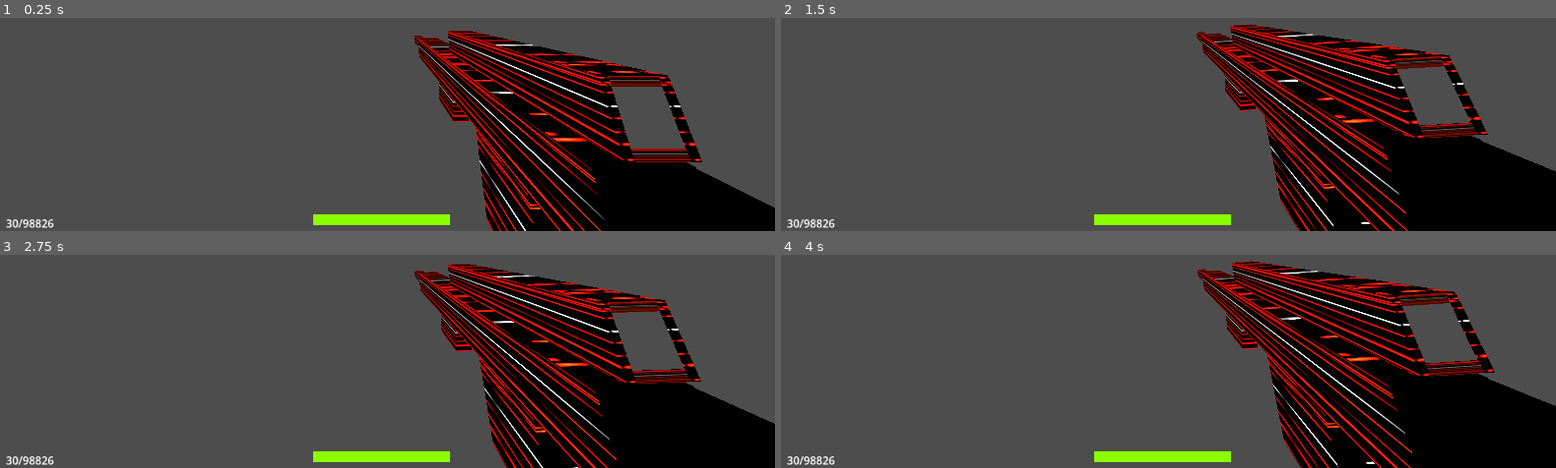
Above: before the commit, frames 1-4 (two rows, left to right).
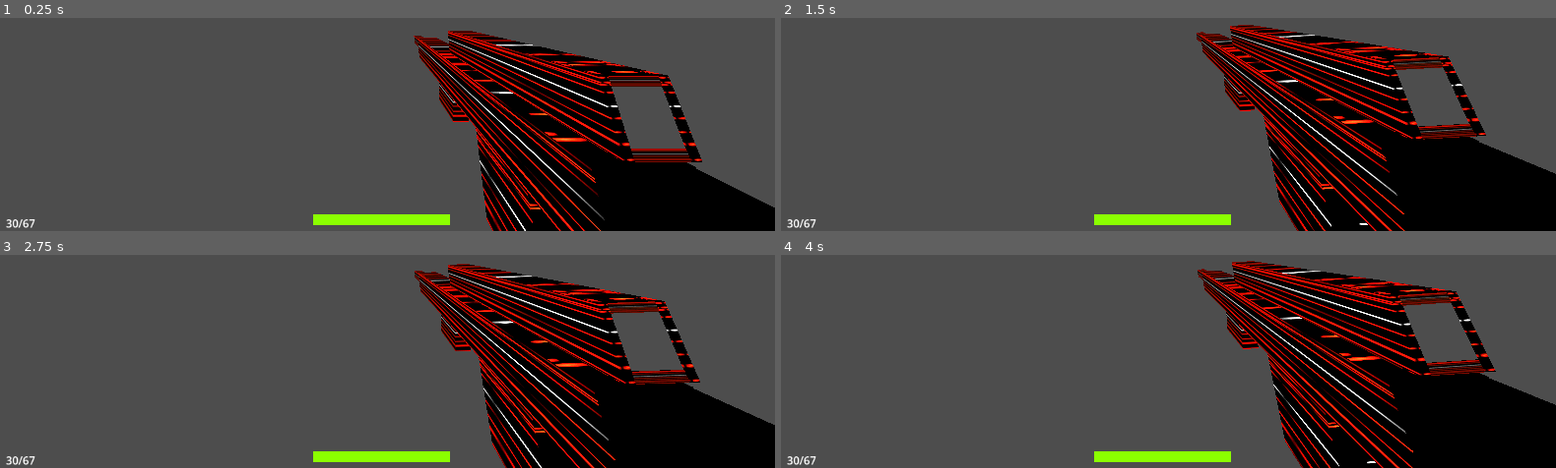
Above: after the commit, the same moments.

Repository: nekochiiUwU/gnaktap
Game: Godot game, scene res://player.tscn
The game is run twice, just before and just after one commit, with the same random seed, the same clock (stepped at 60 frames per second) and the same inputs. This scene is started directly instead of the project's main scene.
Inputs (mouse positions are in pixels of both pictures, inside the frame that each line leads up to):
- Up to frame 1 (0.25 s): no input
- Up to frame 2 (1.5 s): move the mouse to (outside the picture) at 0.52 s; press the mouse at (outside the picture) at 0.53 s; hold D (move_right) 0.53-1.28 s; tap Space (jump) at 0.77 s; move the mouse to (1005, 32) at 1.27 s; release the mouse at (1005, 32) at 1.28 s; hold S (move_backward) from 1.28 s (still down); tap Down (camera_down) at 1.35 s
- Up to frame 3 (2.75 s): tap Space (jump) at 1.52 s; click (224, 269) at 1.55 s; tap Enter at 2 s; move the mouse to (outside the picture) at 2.02 s; release S (move_backward) at 2.03 s; press the mouse at (outside the picture) at 2.03 s; hold D (move_right) from 2.03 s (still down); tap Left (camera_left) at 2.1 s
- Up to frame 4 (4 s): tap Space (jump) at 2.75, 3.02, 3.77 s; move the mouse to (1122, 335) at 2.77 s; release D (move_right) at 2.78 s; release the mouse at (1122, 335) at 2.78 s; hold W (move_forward) 2.78-3.53 s; tap Right (camera_right) at 2.85 s; click (1122, 335) at 3.05 s; tap Enter at 3.5 s; move the mouse to (1401, 314) at 3.52 s; press the mouse at (1401, 314) at 3.53 s; hold A (move_left) from 3.53 s (still down); tap Up (camera_up) at 3.6 s

The runs differ from the first frame. In frame 1, 0.1% of the frame differs, in the area x 2-7%, y 94-99%; in frame 2, 9.2%, in the area x 2-100%, y 2-100%; in frame 3, 7.3%; in frame 4, 7.3%.
Error in both runs: Invalid access to property or key 'time' on a base object of type 'null instance'. (res://Player.gd:174)

Commit message:
points clean-up

Diff:
--- a/Player.gd
+++ b/Player.gd
@@ -201,7 +201,7 @@
 	get_node("Arm/Hand/Shoot Node").position.y += 0*(get_node("%Weapon").position.y + 0.09) * -.03 + incoming_recoil.y * 0.0
 	#get_node("Arm/Hand/Shoot Node").position.x += sign(get_node("%Weapon").position.x) + .1 * incoming_recoil.y * 0.01
 	#get_node("Arm/Hand/Shoot Node").rotation.x += .05
-	rpc("shoot", get_node("%Camera").global_position, ori)
+	rpc("shoot", get_node("%Camera").global_position, ori, damages, bullet_speed)
 
 	if position.y < -30:
 		die()
@@ -265,13 +265,14 @@
 
 func update_stats():
 	var p = inventory["points"]
-	speed = 5 + p["speed"]/10 #au hasard
-	air_speed = speed * 6
-	damages = int(exp(1.2 * 0.8 * log(p["damages"])) + 4) # je recopie tel quel mon code scratch btw
+	speed = 3 + float(p["speed"])/10.
+	air_speed = speed * 10
+	print(speed)
+	damages = int(exp(0.96 * log(p["damages"])) + 4) # je recopie tel quel mon code scratch btw
 	fire_rate = 2.5 - exp(0.21 * log(p["fire_rate"]))
 	accuracy = 11.5 - exp(0.65 * log(p["accuracy"]))
 	recoil = 9 - exp(0.51 * log(p["recoil"]))
-	max_ammo = int(p["max_ammo"]*exp(0.27 * p["max_ammo"]) - 8) # ????
+	max_ammo = int(exp(1.27 * log(p["max_ammo"])) - 8)
 	reload_speed = 8 - exp(0.55 * log(p["reload_speed"]))
 	bullet_speed = exp(0.85 * log(p["bullet_speed"]))
 	update_ammo()
@@ -279,13 +280,13 @@
 
 
 @rpc("authority", "call_local", "unreliable", 2)
-func shoot(pos, rot):
+func shoot(pos, rot, dmg, bspeed):
 	var new_bullet = bullet.instantiate()
 	new_bullet.position = pos
 	new_bullet.rotation_degrees = rot
 	new_bullet.set_script(load("res://bullet.gd"))
-	new_bullet.damages = damages
-	new_bullet.speed = bullet_speed # faire en rpc !
+	new_bullet.damages = dmg
+	new_bullet.speed = bspeed
 	new_bullet._owner = name
 	if is_multiplayer_authority():
 		new_bullet.collision_mask = 0b110
--- a/Shop.gd
+++ b/Shop.gd
@@ -21,7 +21,7 @@
 	Upgrade_Ui.visible = false
 	var stat_buttons = Upgrade_Ui.get_children()
 	var stats = inventory["points"].keys()
-	for i in range(len(stat_buttons)):
+	for i in range(0, len(stat_buttons)-1):
 		var button = stat_buttons[i]
 		button.name = stats[i]
 		button.text = button.name + "\n" + str(inventory["points"][button.name])
@@ -30,19 +30,26 @@
 
 func update_upgrade_ui():
 	var stat_buttons = Upgrade_Ui.get_children()
+	Upgrade_Ui.get_node("Points").text = "Points : " + str(get_node("/root/Game/Entities/Players/"+str(multiplayer.get_unique_id())).target_score)
 	for button in stat_buttons:
-		button.text = button.name + "\n" + str(inventory["points"][button.name])
+		if button.name == "Points":
+			continue
+		button.get_node("Availablity").text = "Available :" + str(inventory["points"][button.name])
+		button.text = button.name + "\n" + str(get_node("/root/Game/Entities/Players/"+str(multiplayer.get_unique_id())).inventory["points"][button.name])
 
 
 func buy_stat(stat):
+	if inventory["points"][str(stat)] <= 0 or get_node("/root/Game/Entities/Players/"+str(multiplayer.get_unique_id())).target_score <= 0:
+		return
 	inventory["points"][str(stat)] -= 1
-	update_upgrade_ui()
 	for key in inventory["points"].keys():
 		if key != str(stat):
 			get_node("/root/Game/Entities/Players/"+str(multiplayer.get_unique_id())).inventory["points"][str(key)] -= 1/8
 		else:
 			get_node("/root/Game/Entities/Players/"+str(multiplayer.get_unique_id())).inventory["points"][str(key)] += 1
 	get_node("/root/Game/Entities/Players/"+str(multiplayer.get_unique_id())).update_stats()
+	get_node("/root/Game/Entities/Players/"+str(multiplayer.get_unique_id())).target_score -= 1
+	update_upgrade_ui()
 
 
 func interact():
--- a/player.tscn
+++ b/player.tscn
@@ -156,7 +156,6 @@
 
 [node name="Weapon" parent="Arm/Hand/Shoot Node" instance=ExtResource("2_u5gc6")]
 unique_name_in_owner = true
-transform = Transform3D(1, 0, 0, 0, 1, 0, 0, 0, 1, 0.25, -0.2, -0.667)
 rotation_edit_mode = 2
 
 [node name="hitmarker_sfx" type="AudioStreamPlayer" parent="."]
--- a/upgrade_ui.tscn
+++ b/upgrade_ui.tscn
@@ -1,77 +1,144 @@
 [gd_scene format=3 uid="uid://camjx4tc7t0eq"]
 
 [node name="Upgrade Ui" type="ColorRect"]
-offset_right = 640.0
-offset_bottom = 192.0
+offset_top = 472.0
+offset_right = 1152.0
+offset_bottom = 648.0
+color = Color(0.0784314, 0.0784314, 0.0784314, 0.223529)
 
 [node name="Button" type="Button" parent="."]
 layout_mode = 0
-offset_left = 16.0
-offset_top = 16.0
-offset_right = 144.0
-offset_bottom = 80.0
+offset_left = 30.0
+offset_top = 96.0
+offset_right = 140.0
+offset_bottom = 160.0
 text = "bullet_speed
 30"
 
+[node name="Availablity" type="Label" parent="Button"]
+layout_mode = 0
+offset_left = 2.0
+offset_top = -32.0
+offset_right = 104.0
+offset_bottom = -6.0
+text = "Available : 30"
+
 [node name="Button2" type="Button" parent="."]
 layout_mode = 0
-offset_left = 176.0
-offset_top = 16.0
-offset_right = 304.0
-offset_bottom = 80.0
+offset_left = 170.0
+offset_top = 96.0
+offset_right = 280.0
+offset_bottom = 160.0
 text = "bullet_speed
 30"
 
+[node name="Availablity" type="Label" parent="Button2"]
+offset_left = 2.0
+offset_top = -32.0
+offset_right = 104.0
+offset_bottom = -6.0
+text = "Available : 30"
+
 [node name="Button3" type="Button" parent="."]
 layout_mode = 0
-offset_left = 16.0
-offset_top = 112.0
-offset_right = 144.0
-offset_bottom = 176.0
+offset_left = 590.0
+offset_top = 96.0
+offset_right = 700.0
+offset_bottom = 160.0
 text = "bullet_speed
 30"
 
+[node name="Availablity" type="Label" parent="Button3"]
+offset_left = 2.0
+offset_top = -32.0
+offset_right = 104.0
+offset_bottom = -6.0
+text = "Available : 30"
+
 [node name="Button4" type="Button" parent="."]
 layout_mode = 0
-offset_left = 176.0
-offset_top = 112.0
-offset_right = 304.0
-offset_bottom = 176.0
+offset_left = 730.0
+offset_top = 96.0
+offset_right = 840.0
+offset_bottom = 160.0
 text = "bullet_speed
 30"
 
+[node name="Availablity" type="Label" parent="Button4"]
+offset_left = 2.0
+offset_top = -32.0
+offset_right = 104.0
+offset_bottom = -6.0
+text = "Available : 30"
+
 [node name="Button5" type="Button" parent="."]
 layout_mode = 0
-offset_left = 336.0
-offset_top = 16.0
-offset_right = 464.0
-offset_bottom = 80.0
+offset_left = 310.0
+offset_top = 96.0
+offset_right = 420.0
+offset_bottom = 160.0
 text = "bullet_speed
 30"
 
+[node name="Availablity" type="Label" parent="Button5"]
+offset_left = 2.0
+offset_top = -32.0
+offset_right = 104.0
+offset_bottom = -6.0
+text = "Available : 30"
+
 [node name="Button6" type="Button" parent="."]
 layout_mode = 0
-offset_left = 336.0
-offset_top = 112.0
-offset_right = 464.0
-offset_bottom = 176.0
+offset_left = 870.0
+offset_top = 96.0
+offset_right = 980.0
+offset_bottom = 160.0
 text = "bullet_speed
 30"
 
+[node name="Availablity" type="Label" parent="Button6"]
+offset_left = 2.0
+offset_top = -32.0
+offset_right = 104.0
+offset_bottom = -6.0
+text = "Available : 30"
+
 [node name="Button7" type="Button" parent="."]
 layout_mode = 0
-offset_left = 496.0
-offset_top = 16.0
-offset_right = 624.0
-offset_bottom = 80.0
+offset_left = 450.0
+offset_top = 96.0
+offset_right = 560.0
+offset_bottom = 160.0
 text = "bullet_speed
 30"
 
+[node name="Availablity" type="Label" parent="Button7"]
+offset_left = 2.0
+offset_top = -32.0
+offset_right = 104.0
+offset_bottom = -6.0
+text = "Available : 30"
+
 [node name="Button8" type="Button" parent="."]
 layout_mode = 0
-offset_left = 496.0
-offset_top = 112.0
-offset_right = 624.0
-offset_bottom = 176.0
+offset_left = 1010.0
+offset_top = 96.0
+offset_right = 1120.0
+offset_bottom = 160.0
 text = "bullet_speed
 30"
+
+[node name="Availablity" type="Label" parent="Button8"]
+offset_left = 2.0
+offset_top = -32.0
+offset_right = 104.0
+offset_bottom = -6.0
+text = "Available : 30"
+
+[node name="Points" type="Label" parent="."]
+layout_mode = 0
+offset_left = 32.0
+offset_top = 16.0
+offset_right = 103.0
+offset_bottom = 42.0
+text = "Points : 0"
Not shown: 2 places in mesh.tres that only renumber resources
